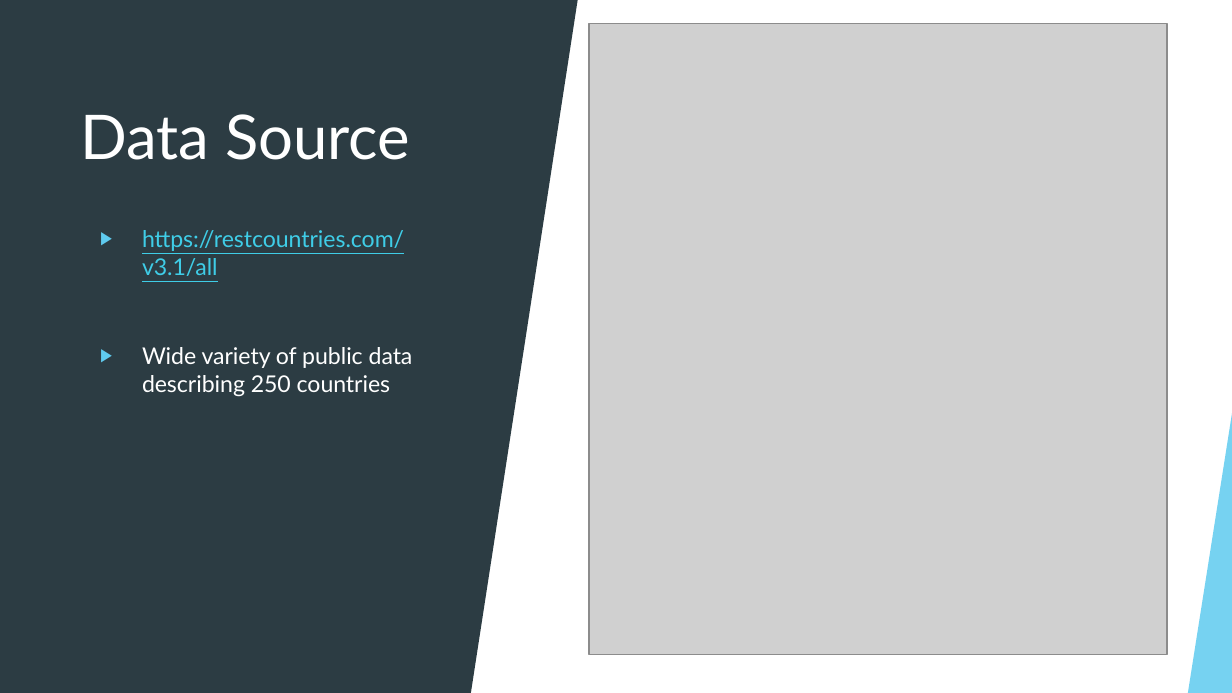
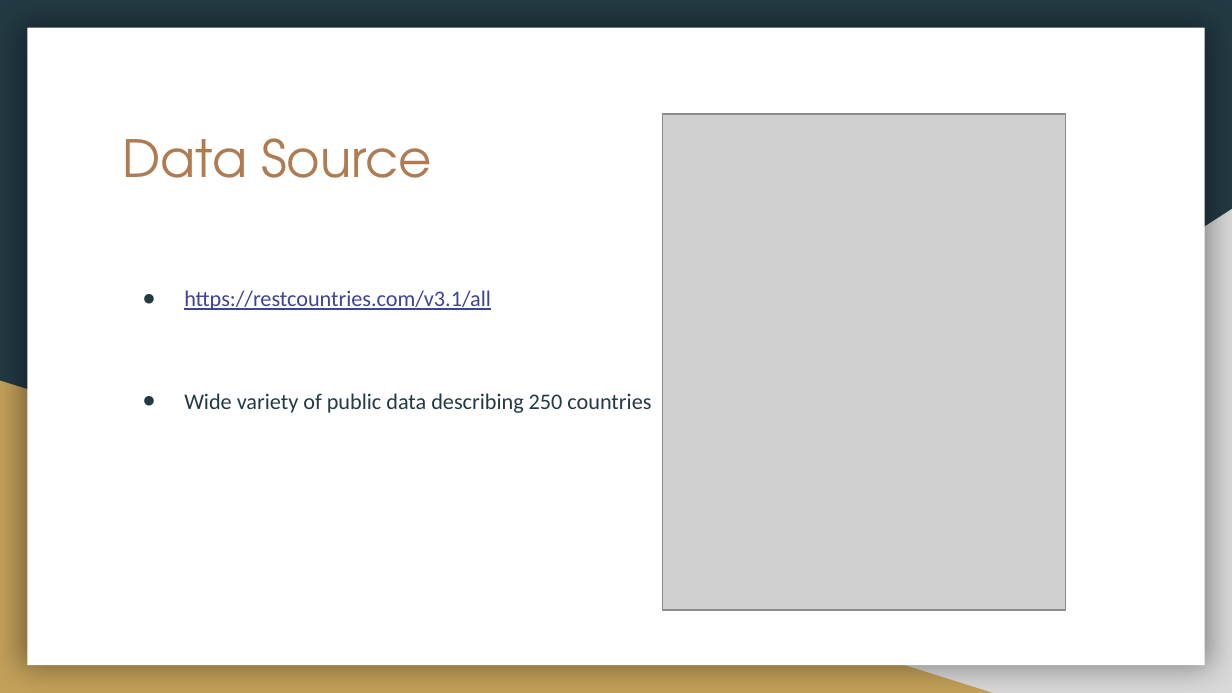
Before and after one commit to nelsonalb/World_Population-Project-3, a slide deck: slide 2 of Project 3- World Data Population.pptx. Drawn at 1232x693 pixels with LibreOffice and Linux fonts; fonts in the diff are those of the drawing; grey boxes stand for pictures. Boxes give left, top, right and bottom in pixels: in the first picture for what was removed or moved away, otherwise in the second. Text is boxed around its words. In the diff, an @@ line names an element or a change of style, - is before the commit and + after.

```diff
--- a/Project 3- World Data Population.pptx
+++ b/Project 3- World Data Population.pptx
@@ background #FFFFFF to #233A44 @@
@@ rectangle removed at bbox=[0, 0, 1232, 692] @@
@@ rectangle removed at bbox=[0, 0, 471, 692] @@
@@ rectangle added at bbox=[27, 28, 1205, 665], fill #FFFFFF @@
@@ triangle removed at bbox=[471, 0, 578, 692] @@
@@ title "Data Source": place and size @@
-title "Data Source" at bbox=[80, 114, 410, 160]
+title "Data Source" at bbox=[123, 138, 432, 178]
@@ title "Data Source" at bbox=[123, 138, 432, 178]: size 36 to 30 pt, font Lato to TeX Gyre Adventor, text colour #FFFFFF to #AF7B51; vertical alignment middle to top @@
@@ picture: place and size @@
-picture at bbox=[589, 23, 1167, 654]
+picture at bbox=[663, 113, 1066, 610]
@@ right triangle added at bbox=[483, 209, 1232, 693], fill #D9D9D9 @@
@@ text "https://restcountries.com/v3.1/all": place and size @@
-text "https://restcountries.com/v3.1/all" at bbox=[142, 230, 413, 397]
+text "https://restcountries.com/v3.1/all" at bbox=[184, 290, 651, 413]
@@ text "https://restcountries.com/v3.1/all" at bbox=[184, 290, 651, 413]: size 13.5 to 13 pt, font Lato to Calibri; text colour #3FCDE7 to #3D4594 in "https://restcountries.com/v3.1/all"; text colour #FFFFFF to #233A44 in "Wide variety of public data describing 250 ..."; bullet ▶ to ●; line spacing 1 to 1.15; less space between paragraphs; bullet colour #5FCBEF to #233A44; more space between paragraphs @@
@@ right triangle added at bbox=[0, 381, 993, 693], fill #C4A15A @@
@@ group removed at bbox=[0, 0, 1232, 693]: 5 freeform shapes, 3 triangles, 2 lines @@
@@ group removed at bbox=[0, 0, 1232, 693]: 5 freeform shapes, 3 triangles, 2 lines @@
@@ triangle removed at bbox=[1188, 405, 1232, 692] @@
```
Also in this commit, not shown: 6 other slides changed, 1 slide added, 1 slide removed.
